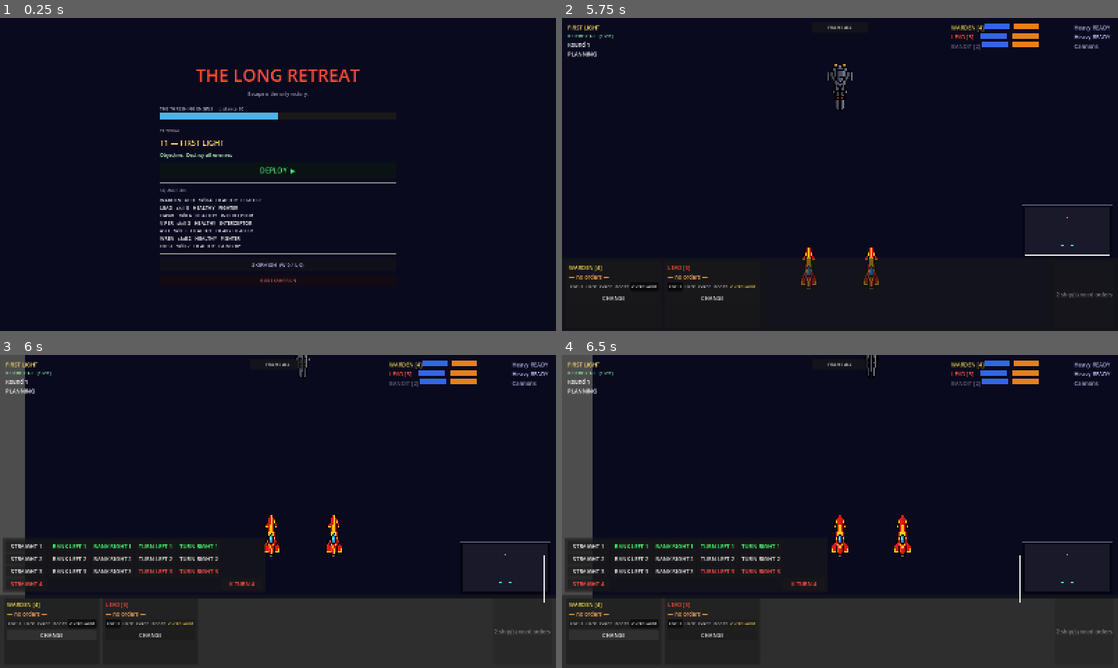
Above: before the commit, frames 1-4 (two rows, left to right).
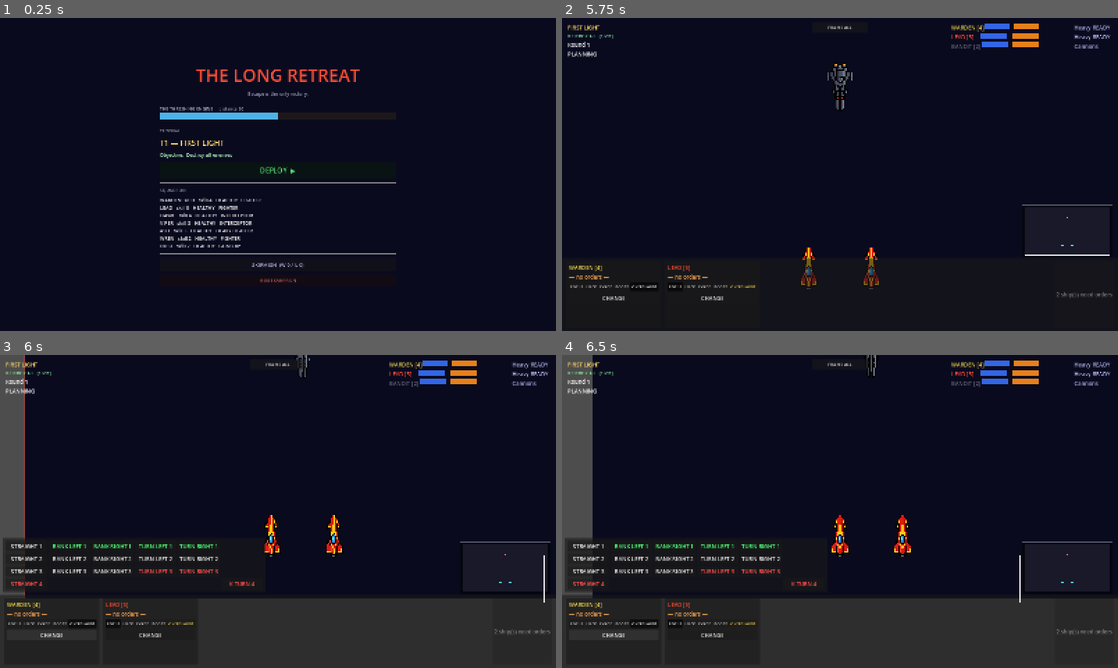
Above: after the commit, the same moments.

Repository: kavemankai/JaggedBuild
Game: Godot game, scene res://scenes/MainMenu.tscn
Two runs of this game, one before a commit and one after it. Both use one fixed random seed, a clock stepped at 60 frames per second and the inputs below.
Inputs:
- Up to frame 1 (0.25 s): no input
- Up to frame 2 (5.75 s): click "DEPLOY ▶" at 0.5 s; click "LAUNCH MISSION" at 1.25 s; click "FOCUS" at 2 s; click "LOCK" at 2.75 s; click "EVADE" at 3.5 s; click "BOOST" at 4.25 s; click "OVERCHARGE" at 5 s
- Up to frame 3 (6 s): click "CHANGE" at 5.75 s
- Up to frame 4 (6.5 s): no input

Frames 1-2 are identical in both runs. In frame 3, 0.2% of the frame differs, in the area x 4-5%, y 0-78%; in frame 4, nothing differs.

Commit message:
Gate 26: per-edge behaviour (WALL / BLOCK / ESCAPE)
ManeuverSystem gains a per-edge `edges` dict (set per-battle from mission data,
default all WALL) plus edge_mode()/clamp_to_arena(). At evaluation a ship past
a bound is handled by its edge: WALL destroys (legacy), BLOCK clamps it back,
ESCAPE removes it from play — players SURVIVE (Ship.escape_ship: fade/shrink
jump-out, is_targetable off, not destroyed), enemies disengage (no kill). This
replaces the WALL-only out-of-bounds loop and the old REACH overshoot hack.

REACH_EDGE objective now wins on the escaped flag (or the edge_y line), checked
before the lose condition. The two REACH missions (M3, M7) use a top ESCAPE
edge so "break through to the far edge" is a clean jump-out. Edges are
telegraphed in _draw: ESCAPE glows green, WALL is a red hazard border, BLOCK a
grey wall. Planning UI treats escaped ships as out-of-play (card shows ESCAPED,
excluded from the confirm gate).

Co-Authored-By: Claude Opus 4.8 <noreply@anthropic.com>

Diff:
--- a/scripts/CampaignManager.gd
+++ b/scripts/CampaignManager.gd
@@ -199,6 +199,7 @@
 		{
 			"id": "M3", "name": "THE NET", "act": 1,
 			"objective": {"type": "REACH_EDGE", "edge_y": 120.0}, "engine": false,
+			"edges": {"top": "ESCAPE"},
 			"enemies": [
 				_enemy("BANDIT", 3, "", "CANNONS", 2, 2, 2, 3, [0.4, 0.3, 0.45]),
 				_enemy("BANDIT", 3, "", "BURST", 2, 2, 2, 3, [0.4, 0.3, 0.45]),
@@ -243,6 +244,7 @@
 		{
 			"id": "M7", "name": "THE GAUNTLET", "act": 2,
 			"objective": {"type": "REACH_EDGE", "edge_y": 120.0}, "engine": false,
+			"edges": {"top": "ESCAPE"},
 			"enemies": [
 				_enemy("VIPER", 4, "MARKSMAN", "ION", 2, 3, 2, 2, [0.3, 0.5, 0.5], "enemy_scout"),
 				_enemy("VIPER", 4, "EVASIVE", "ION", 2, 3, 2, 2, [0.3, 0.5, 0.5], "enemy_scout"),
--- a/scripts/Main.gd
+++ b/scripts/Main.gd
@@ -58,6 +58,7 @@
 	var aw: float = float(mission.get("arena_width", ManeuverSystem.DEFAULT_ARENA_WIDTH))
 	var ah: float = float(mission.get("arena_height", ManeuverSystem.DEFAULT_ARENA_HEIGHT))
 	ManeuverSystem.set_arena(Vector2(aw, ah))
+	ManeuverSystem.set_edges(mission.get("edges", {}))
 
 	# Background spans the whole arena (not just the legacy 1600x900 screen).
 	var arena_rect: ColorRect = $Arena
@@ -366,6 +367,7 @@
 
 
 func _draw() -> void:
+	_draw_edges()
 	for i in range(_ships.size()):
 		for j in range(i + 1, _ships.size()):
 			var a: Ship = _ships[i] as Ship
@@ -376,6 +378,29 @@
 				draw_line(a.global_position, b.global_position, Color(0.3, 0.8, 1.0, 0.22), 2.0)
 
 
+# Telegraph edge behaviour so the player never learns it by dying: ESCAPE glows green
+# (the jump point / safety), WALL reads as a red hazard border, BLOCK is a grey wall.
+func _draw_edges() -> void:
+	var a: Vector2 = ManeuverSystem.arena_size
+	var corners := {
+		"top": [Vector2(0, 0), Vector2(a.x, 0)],
+		"bottom": [Vector2(0, a.y), Vector2(a.x, a.y)],
+		"left": [Vector2(0, 0), Vector2(0, a.y)],
+		"right": [Vector2(a.x, 0), Vector2(a.x, a.y)],
+	}
+	for key in corners.keys():
+		var mode: String = ManeuverSystem.edges.get(key, "WALL")
+		var pts: Array = corners[key]
+		match mode:
+			"ESCAPE":
+				draw_line(pts[0], pts[1], Color(0.3, 1.0, 0.5, 0.9), 6.0)
+				draw_line(pts[0], pts[1], Color(0.5, 1.0, 0.7, 0.35), 16.0)
+			"BLOCK":
+				draw_line(pts[0], pts[1], Color(0.55, 0.55, 0.6, 0.8), 5.0)
+			_:  # WALL
+				draw_line(pts[0], pts[1], Color(0.8, 0.25, 0.2, 0.5), 3.0)
+
+
 func _on_resolution_started() -> void:
 	planning_strip.visible = false
 
--- a/scripts/ManeuverSystem.gd
+++ b/scripts/ManeuverSystem.gd
@@ -8,6 +8,10 @@
 const DEFAULT_ARENA_WIDTH: float = 1600.0
 const DEFAULT_ARENA_HEIGHT: float = 900.0
 var arena_size: Vector2 = Vector2(DEFAULT_ARENA_WIDTH, DEFAULT_ARENA_HEIGHT)
+
+# Per-edge behaviour: "WALL" (destroy), "BLOCK" (clamp), "ESCAPE" (exit battle).
+# Set per-battle by Main from mission data; defaults to all WALL (legacy box).
+var edges: Dictionary = {"top": "WALL", "bottom": "WALL", "left": "WALL", "right": "WALL"}
 
 const MAX_RANGE: float = 500.0
 const RANGE_CLOSE: float = 167.0
@@ -106,8 +110,39 @@
 	arena_size = size
 
 
+# Reset to all-WALL, then apply mission overrides (per-battle, so no leak).
+func set_edges(overrides: Dictionary) -> void:
+	edges = {"top": "WALL", "bottom": "WALL", "left": "WALL", "right": "WALL"}
+	for key in overrides.keys():
+		edges[key] = overrides[key]
+
+
 func is_out_of_bounds(pos: Vector2) -> bool:
 	return pos.x < 0.0 or pos.x > arena_size.x or pos.y < 0.0 or pos.y > arena_size.y
+
+
+# Behaviour of the edge(s) a position is beyond: ESCAPE > WALL > BLOCK > "IN".
+func edge_mode(pos: Vector2) -> String:
+	var modes: Array = []
+	if pos.y < 0.0:
+		modes.append(edges.get("top", "WALL"))
+	if pos.y > arena_size.y:
+		modes.append(edges.get("bottom", "WALL"))
+	if pos.x < 0.0:
+		modes.append(edges.get("left", "WALL"))
+	if pos.x > arena_size.x:
+		modes.append(edges.get("right", "WALL"))
+	if modes.is_empty():
+		return "IN"
+	if "ESCAPE" in modes:
+		return "ESCAPE"
+	if "WALL" in modes:
+		return "WALL"
+	return "BLOCK"
+
+
+func clamp_to_arena(pos: Vector2) -> Vector2:
+	return Vector2(clampf(pos.x, 0.0, arena_size.x), clampf(pos.y, 0.0, arena_size.y))
 
 
 func is_in_firing_arc(attacker: Ship, target: Ship) -> bool:
--- a/scripts/Objective.gd
+++ b/scripts/Objective.gd
@@ -42,13 +42,16 @@
 			return ""
 
 		Type.REACH_EDGE:
+			# A player ship that escaped (crossed an ESCAPE edge) or crossed the edge_y
+			# line wins. Check WIN before LOSE — an escaped ship is no longer a combatant.
+			for s in ships:
+				var sh: Ship = s as Ship
+				if sh.team != "PLAYER" or sh == protected_ship:
+					continue
+				if sh.escaped or (sh.is_targetable and not sh.is_destroyed and sh.global_position.y <= edge_y):
+					return "WIN"
 			if not _combat_player_alive(ships):
 				return "LOSE"
-			for s in ships:
-				var sh: Ship = s as Ship
-				if sh.team == "PLAYER" and sh.is_targetable and not sh.is_destroyed \
-						and sh != protected_ship and sh.global_position.y <= edge_y:
-					return "WIN"
 			return ""
 
 		Type.PROTECT:
--- a/scripts/PlanningStrip.gd
+++ b/scripts/PlanningStrip.gd
@@ -54,7 +54,7 @@
 
 
 func _open_selector(ship: Ship) -> void:
-	if ship.is_destroyed:
+	if ship.is_destroyed or ship.escaped:
 		return
 	# Focus the camera on this ship so it's never lost on a large map. Recenter only
 	# (don't override the player's chosen zoom).
@@ -105,7 +105,7 @@
 	var missing: int = 0
 	for s in _ships:
 		var ship: Ship = s as Ship
-		if not ship.is_destroyed and ship.selected_maneuver == null:
+		if not ship.is_destroyed and not ship.escaped and ship.selected_maneuver == null:
 			missing += 1
 
 	_confirm_btn.disabled = missing > 0
--- a/scripts/RoundManager.gd
+++ b/scripts/RoundManager.gd
@@ -97,14 +97,18 @@
 	current_phase = Phase.EVALUATION
 	evaluation_phase_started.emit()
 
-	var reach_edge: bool = objective != null and objective.type == Objective.Type.REACH_EDGE
 	for ship in ships:
 		var s0: Ship = ship as Ship
-		if s0.is_targetable and ManeuverSystem.is_out_of_bounds(s0.global_position):
-			# In a REACH objective, a friendly crossing the top edge has escaped, not died.
-			if reach_edge and s0.team == "PLAYER" and s0.global_position.y <= objective.edge_y:
-				continue
-			s0.is_destroyed = true
+		if not s0.is_targetable or not ManeuverSystem.is_out_of_bounds(s0.global_position):
+			continue
+		match ManeuverSystem.edge_mode(s0.global_position):
+			"ESCAPE":
+				# Player escapes (survives); enemy disengages (no kill). Either way: out of play.
+				s0.escape_ship()
+			"BLOCK":
+				s0.global_position = ManeuverSystem.clamp_to_arena(s0.global_position)
+			_:  # WALL
+				s0.is_destroyed = true
 
 	await get_tree().create_timer(0.3).timeout
 
--- a/scripts/Ship.gd
+++ b/scripts/Ship.gd
@@ -46,6 +46,7 @@
 var missiles_ammo: int = 2
 var upgrade: String = ""
 var veteran_stress_blocked: bool = false
+var escaped: bool = false
 var _arc_pts: Array = []
 
 const CAPITAL_DRIFT_SPEED: float = 35.0
@@ -258,6 +259,18 @@
 	tween.parallel().tween_property(_body, "scale", Vector2(6.0, 6.0), 0.35)
 
 
+# Crossed an ESCAPE edge: jumped out of the battle. Survived, not destroyed, no longer
+# a combatant — fades out with a brief jump flare.
+func escape_ship() -> void:
+	escaped = true
+	is_targetable = false
+	_firing_arc.visible = false
+	_hit_label.visible = false
+	var tween := create_tween()
+	tween.tween_property(_body, "modulate", Color(0.6, 1.0, 0.8, 0.0), 0.35)
+	tween.parallel().tween_property(_body, "scale", Vector2(0.4, 0.4), 0.35)
+
+
 func flash_shield() -> void:
 	var tween := create_tween()
 	tween.tween_property(_body, "modulate", Color(0.5, 0.8, 1.0, 1.0), 0.05)
--- a/scripts/ShipCard.gd
+++ b/scripts/ShipCard.gd
@@ -67,6 +67,21 @@
 
 
 func refresh() -> void:
+	if ship.escaped:
+		_name_label.text = ship.get_pilot_name() + "  [ESCAPED]"
+		_name_label.add_theme_color_override("font_color", Color(0.4, 0.85, 0.55))
+		_maneuver_label.text = "— JUMPED OUT —"
+		_maneuver_label.add_theme_color_override("font_color", Color(0.4, 0.85, 0.55))
+		_change_btn.disabled = true
+		if _stress_tween != null:
+			_stress_tween.kill()
+			_stress_tween = null
+		modulate = Color(0.55, 0.8, 0.6, 0.9)
+		for btn in _action_row.get_children():
+			if btn is Button:
+				btn.disabled = true
+		return
+
 	if ship.is_destroyed:
 		_name_label.text = ship.get_pilot_name() + "  [DOWN]"
 		_name_label.add_theme_color_override("font_color", Color(0.4, 0.4, 0.4))
